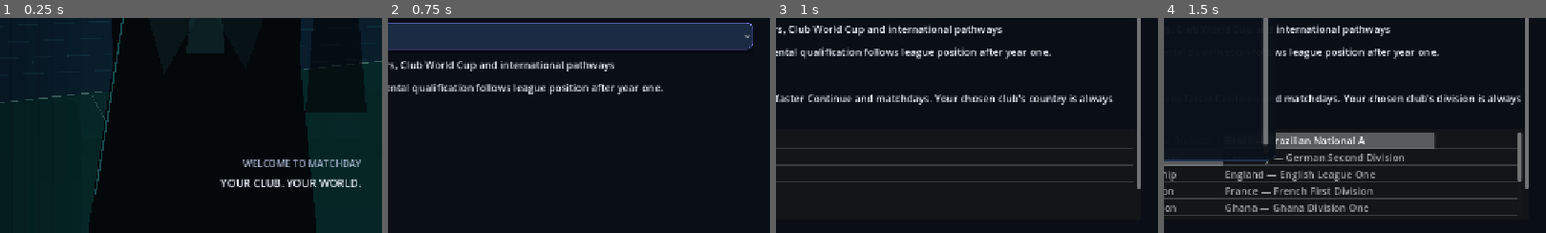
Above: before the commit, frames 1-4 (left to right).
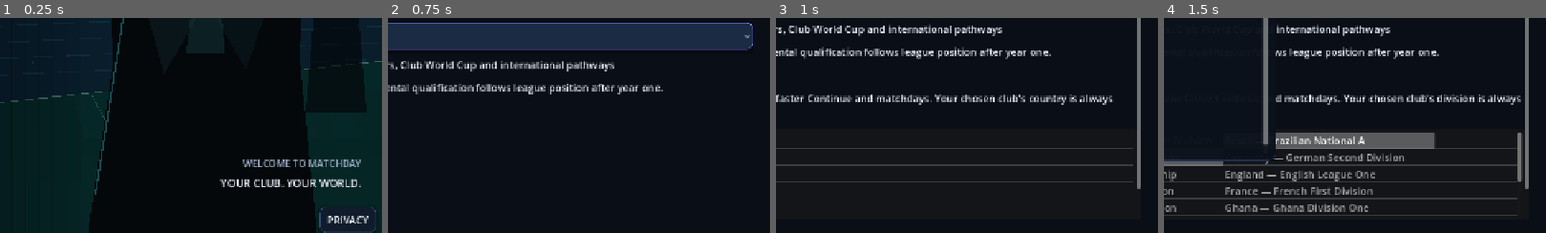
Above: after the commit, the same moments.

Repository: eghosa001/football-manager
Game: Godot game, scene res://game/scenes/career_app.tscn
Two runs of this game, one before a commit and one after it. Both use one fixed random seed, a clock stepped at 60 frames per second and the inputs below.
Inputs:
- Up to frame 1 (0.25 s): no input
- Up to frame 2 (0.75 s): click "NEW CAREER" at 0.5 s
- Up to frame 3 (1 s): no input
- Up to frame 4 (1.5 s): click "England ★" at 1.25 s
The pictures show only the part of the screen within x 50-100%, y 50-100%; the shares and areas given below are measured in that part.

The runs differ from the first frame. In frame 1, 0.5% of the frame differs, in the area x 83-99%, y 88-100%; in frame 2, nothing differs; in frame 3, nothing differs; in frame 4, nothing differs.

Commit message:
Promote Football Dynasty to production 1.0.0

Diff:
--- a/project.godot
+++ b/project.godot
@@ -4,7 +4,7 @@
 
 [application]
 config/name="Football Dynasty"
-config/version="1.0.0-rc3"
+config/version="1.0.0"
 config/unique_name="com.footballdynasty.game"
 run/main_scene="res://game/scenes/career_app.tscn"
 config/features=PackedStringArray("4.7")
@@ -36,6 +36,7 @@
 UI2RemainingRuntime="*res://game/polish/ui2_remaining_runtime_compat.gd"
 UI2LayoutFixRuntime="*res://game/polish/ui2_layout_fix_runtime.gd"
 UI2MenuRuntime="*res://game/polish/ui2_menu_runtime.gd"
+PrivacyRuntime="*res://game/polish/privacy_runtime.gd"
 PlaytestControlsRuntime="*res://game/polish/playtest_controls_runtime_compat.gd"
 BackgroundSaveRuntime="*res://game/polish/background_save_runtime_compat.gd"
 AudioSettingsRuntime="*res://game/polish/audio_settings_runtime_compat.gd"
